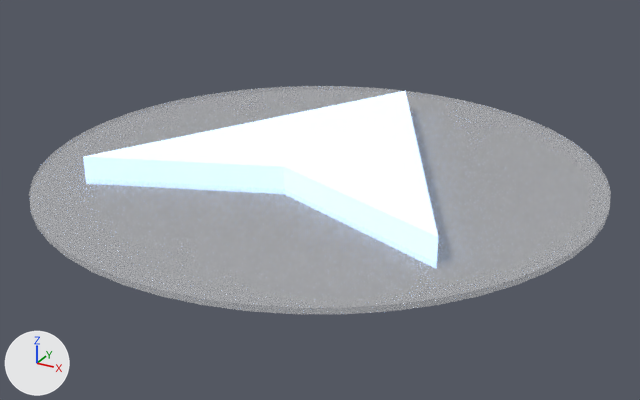
Renders of the glTF model Cursor.glb from each side of a commit.
Camera for both pictures: a 50 mm camera at (143.1, -260.2, 118.4) aimed at (3.0, -5.4, -9.0). Arrows for +X, +Y and +Z are at lower left; the lights stay in place. Where no turn or scale is listed for an object, it has been applied to the vertices.

Script lines for the objects in view, before the commit:
```python
mat_blue = principled_material('Blue')
mat_blue.base_color = (1.0, 1.0, 1.0)  # white #ffffff
mat_blue.emission_color = (0.153, 0.431, 0.945)  # blue #6daff9
mat_blue.emission_strength = 1.0
me_mesh_0 = bpy.data.meshes.new('Mesh_0')
me_mesh_0.from_pydata(...)  # 172 vertices, 340 faces; spans x -65.0..65.0, y -50.0..75.0, z 0.0..10.0
me_mesh_0.materials.append(mat_blue)  # white #ffffff
me_mesh_1 = bpy.data.meshes.new('Mesh_1')
me_mesh_1.from_pydata(...)  # 252 vertices, 500 faces; spans x -100.0..100.0, y -100.0..100.0, z -1.0..1.0
me_mesh_1.materials.append(mat_white)  # white #ffffff
ob_arrow_001 = bpy.data.objects.new('Arrow.001', me_mesh_0)
ob_arrow_001.location = (0.0, 0.0, 0.0)
ob_cylinder = bpy.data.objects.new('Cylinder', me_mesh_1)
ob_cylinder.location = (0.0, 0.0, 1.0)
```
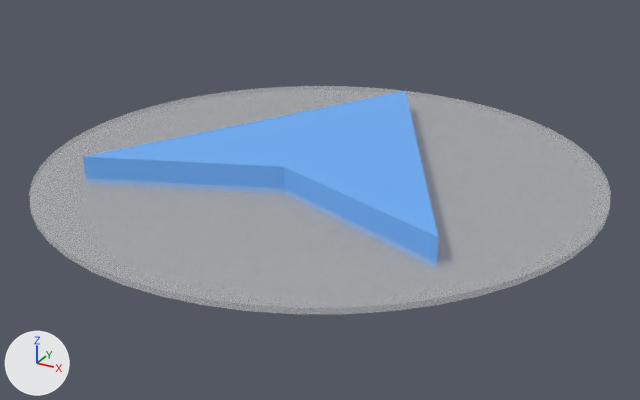
Pixel boxes (x1, y1, x2, y2) of what changed, in the pictures (640 x 400 px):
'Arrow.001', recoloured, surface changed (white to blue): (83, 91, 438, 262) in both

What the commit changed:
In material 'Blue' (mat_blue), emission_color is no longer (0.153, 0.431, 0.945), blue #6daff9.
In material 'Blue' (mat_blue), emission_strength is no longer 1.0.
Material 'Blue' (mat_blue) changes colour from white #ffffff to blue #6daff9; in linear values from (1.0, 1.0, 1.0) to (0.153, 0.431, 0.945).
